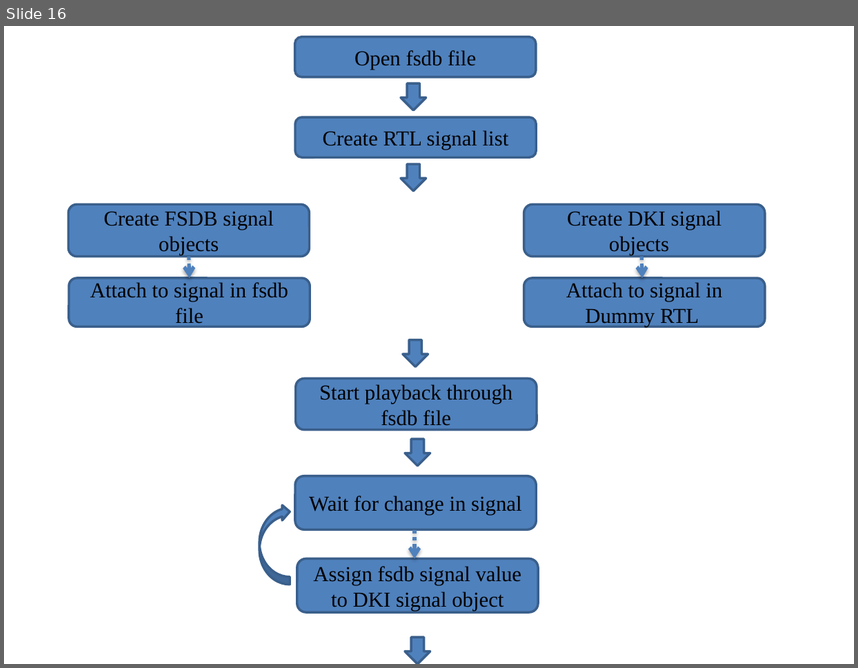
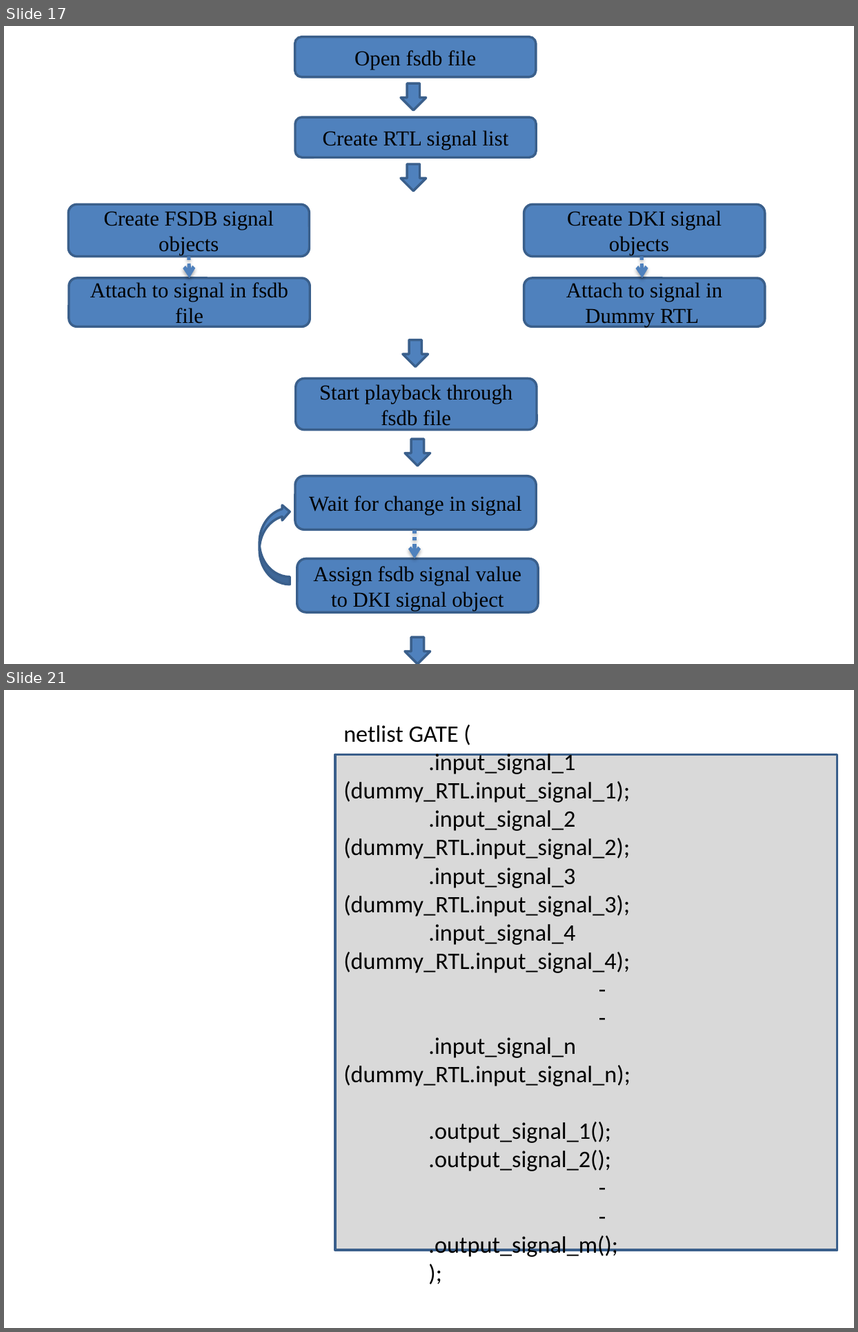
Before and after one commit to miramohan/thesis_first, a slide deck: pptFigures.pptx. Shown one above the other, each under a label of ours: slide 16 before the commit, slides 17 and 21 after it; the slides between them are not shown. The pictures are 858x668 and 858x1332 pixels, drawn with LibreOffice and Linux fonts; fonts in the diff are those of the drawing. Boxes give left, top, right and bottom in pixels: in the first picture for what was removed or moved away, otherwise in the second. Text is boxed around its words. In the diff, an @@ line names an element or a change of style, - is before the commit and + after.

```diff
--- a/pptFigures.pptx
+++ b/pptFigures.pptx
@@ slide 21 added at box(4, 690, 854, 1328), background #FFFFFF @@
@@ rectangle added at box(335, 755, 838, 1250), fill #D9D9D9, outline #3A5F8C 2 pt, 20 pt, text #000000 @@
+netlist GATE (
+.input_signal_1 (dummy_RTL.input_signal_1);
+.input_signal_2 (dummy_RTL.input_signal_2);
+.input_signal_3 (dummy_RTL.input_signal_3);
+.input_signal_4 (dummy_RTL.input_signal_4);
+-
+-
+.input_signal_n (dummy_RTL.input_signal_n);
+.output_signal_1();
+.output_signal_2();
+-
+-
+.output_signal_m();
+);
@@ what was slide 16 is now slide 17 @@
```
Also in this commit, not shown: 9 slides changed, 4 other slides added, 1 other file.
